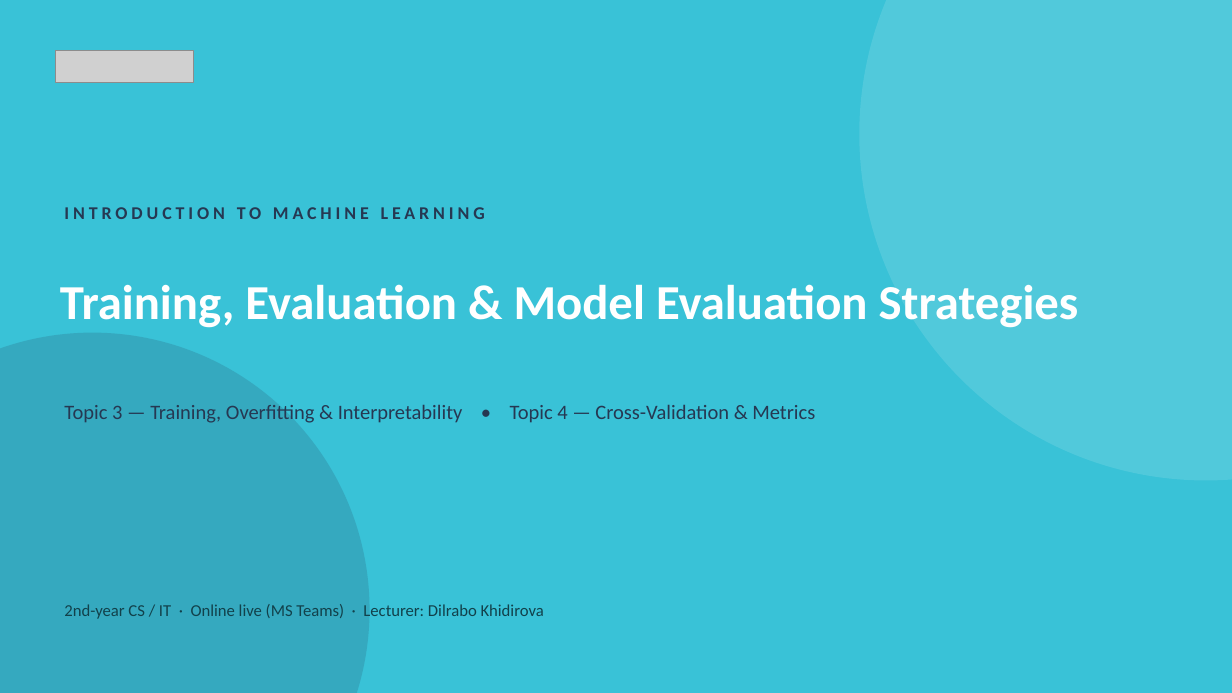
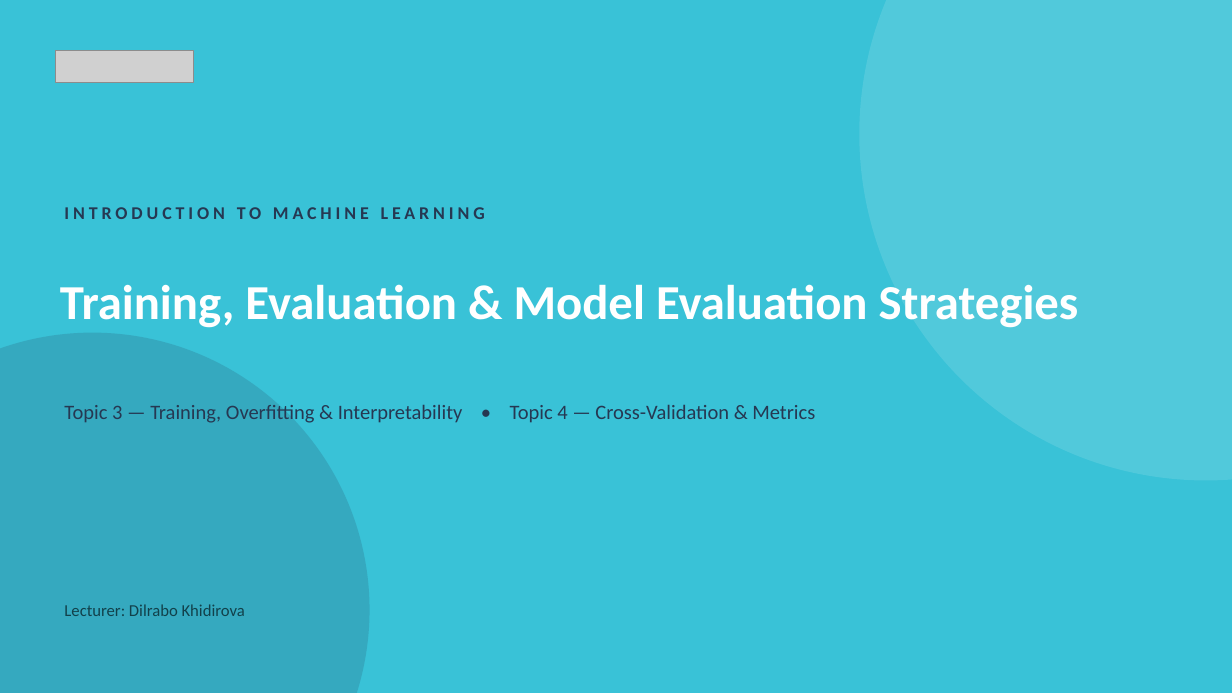
Before and after one commit to dilrabonu/itpu-course-materials, a slide deck: slide 1 of courses/03-introduction-to-machine-learning/14-model-evaluation-strategies/ITPU-ML-Topics-3-4.pptx. Drawn at 1232x693 pixels with LibreOffice and Linux fonts; fonts in the diff are those of the drawing; grey boxes stand for pictures. Boxes give left, top, right and bottom in pixels: in the first picture for what was removed or moved away, otherwise in the second. Text is boxed around its words. In the diff, an @@ line names an element or a change of style, - is before the commit and + after.

```diff
--- a/courses/03-introduction-to-machine-learning/14-model-evaluation-strategies/ITPU-ML-Topics-3-4.pptx
+++ b/courses/03-introduction-to-machine-learning/14-model-evaluation-strategies/ITPU-ML-Topics-3-4.pptx
@@ text at [64,604,245,616]: text changed @@
-2nd-year CS / IT · Online live (MS Teams) · Lecturer: Dilrabo Khidirova
+Lecturer: Dilrabo Khidirova
```
Also in this commit, not shown: 5 other files.
